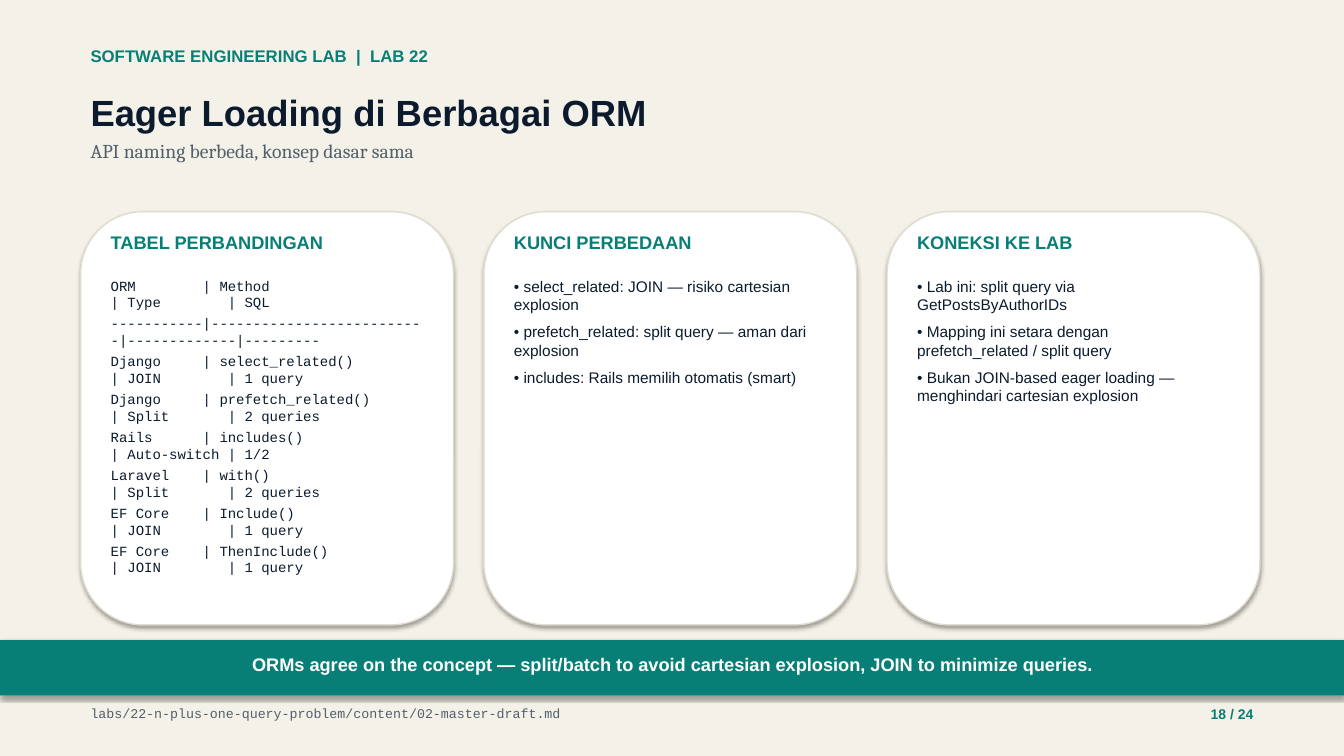
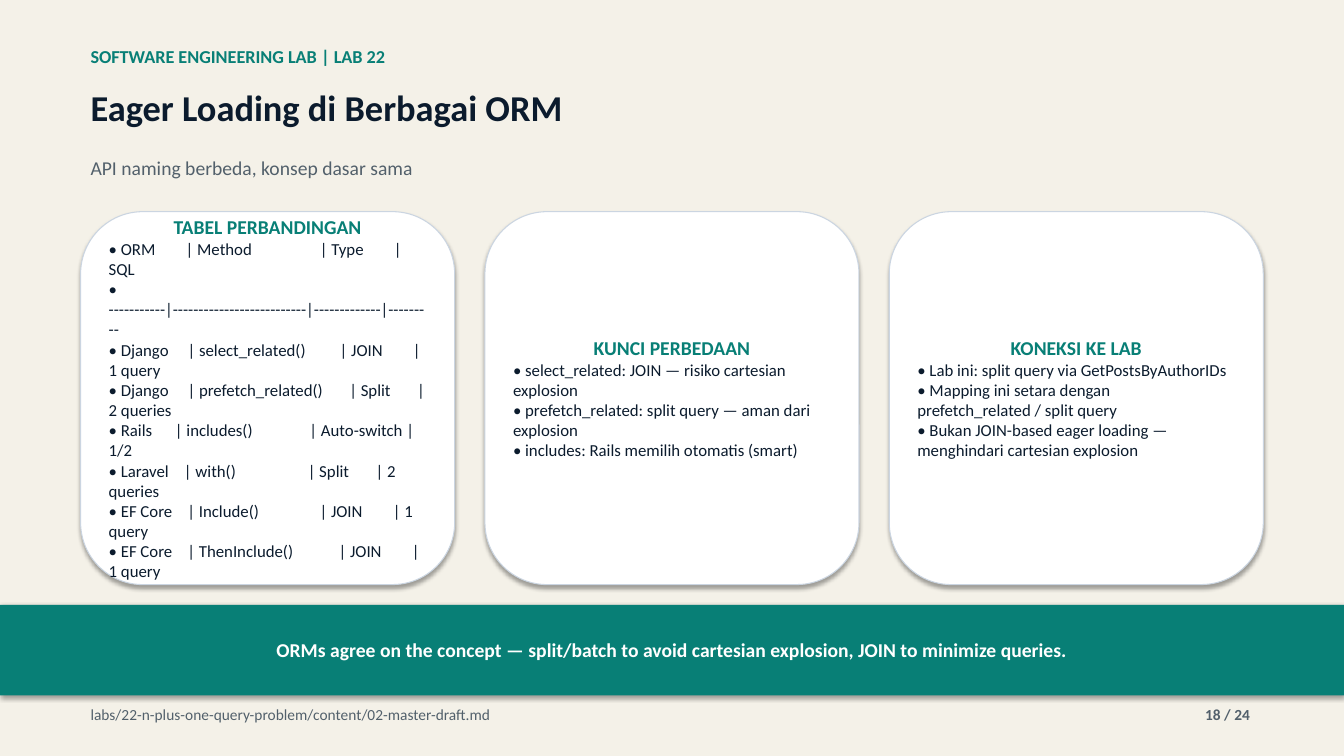
Before and after one commit to lukman-ss/software-engineering-lab, a slide deck: slide 18 of labs/22-n-plus-one-query-problem/result/linkedin/lab-22-n-plus-one-query-problem-carousel.pptx. Drawn at 1344x756 pixels with LibreOffice and Linux fonts; fonts in the diff are those of the drawing. Boxes give left, top, right and bottom in pixels: in the first picture for what was removed or moved away, otherwise in the second. Text is boxed around its words. In the diff, an @@ line names an element or a change of style, - is before the commit and + after.

Commit message:
feat(22-n-plus-one-query-problem): save and integrate content_def.py publication builder

```diff
--- a/labs/22-n-plus-one-query-problem/result/linkedin/lab-22-n-plus-one-query-problem-carousel.pptx
+++ b/labs/22-n-plus-one-query-problem/result/linkedin/lab-22-n-plus-one-query-problem-carousel.pptx
@@ text "SOFTWARE ENGINEERING LAB | LAB ..." at bbox=[91, 51, 385, 63]: size 12 to 13 pt, font Arial to Calibri @@
@@ text "Eager Loading di Berbagai ORM" at bbox=[91, 95, 562, 127]: font Arial to Calibri @@
@@ text at bbox=[91, 144, 414, 162]: paragraph removed @@
-API naming berbeda, konsep dasar sama
@@ text added at bbox=[91, 161, 412, 179], 14 pt, text #52606B @@
+API naming berbeda, konsep dasar sama
@@ rounded rectangle "TABEL PERBANDINGAN": place and size @@
-rounded rectangle "TABEL PERBANDINGAN" at bbox=[111, 281, 371, 575]
+rounded rectangle "TABEL PERBANDINGAN" at bbox=[81, 212, 455, 585]
@@ rounded rectangle removed at bbox=[81, 212, 454, 625] @@
@@ text in rounded rectangle at bbox=[109, 221, 412, 582]: text changed; size 10 to 12 pt; font Courier New to Calibri @@
-ORM | Method | Type | SQL
------------|--------------------------|-------------|---------
-Django | select_related() | JOIN | 1 query
-Django | prefetch_related() | Split | 2 queries
-Rails | includes() | Auto-switch | 1/2
-Laravel | with() | Split | 2 queries
-EF Core | Include() | JOIN | 1 query
-EF Core | ThenInclude() | JOIN | 1 query
+TABEL PERBANDINGAN
+• ORM | Method | Type | SQL
+• -----------|--------------------------|-------------|---------
+• Django | select_related() | JOIN | 1 query
+• Django | prefetch_related() | Split | 2 queries
+• Rails | includes() | Auto-switch | 1/2
+• Laravel | with() | Split | 2 queries
+• EF Core | Include() | JOIN | 1 query
+• EF Core | ThenInclude() | JOIN | 1 query
@@ text removed at bbox=[111, 236, 323, 249] @@
-TABEL PERBANDINGAN
@@ rounded rectangle removed at bbox=[484, 212, 857, 625] @@
@@ rounded rectangle "KUNCI PERBEDAAN": place and size @@
-rounded rectangle "KUNCI PERBEDAAN" at bbox=[514, 281, 807, 386]
+rounded rectangle "KUNCI PERBEDAAN" at bbox=[485, 212, 859, 585]
@@ text removed at bbox=[514, 236, 691, 249] @@
-KUNCI PERBEDAAN
@@ rounded rectangle removed at bbox=[887, 212, 1260, 625] @@
@@ vertical alignment top to middle; fill none to #FFFFFF; outline none to #CBD5E1 0.75 pt; shadow on in 3 elements at bbox=[81, 212, 455, 585], bbox=[485, 212, 859, 585], bbox=[889, 212, 1263, 585] @@
@@ rounded rectangle "KONEKSI KE LAB": place and size @@
-rounded rectangle "KONEKSI KE LAB" at bbox=[917, 281, 1155, 404]
+rounded rectangle "KONEKSI KE LAB" at bbox=[889, 212, 1263, 585]
@@ text removed at bbox=[917, 236, 1072, 249] @@
-KONEKSI KE LAB
@@ text in rounded rectangle at bbox=[594, 342, 750, 355]: paragraph added @@
+KUNCI PERBEDAAN
@@ text in rounded rectangle at bbox=[1011, 342, 1142, 355]: paragraph added @@
+KONEKSI KE LAB
@@ text in rounded rectangle at bbox=[513, 364, 811, 458]: size 11 to 12 pt, font Arial to Calibri; less space between paragraphs @@
@@ text in rounded rectangle at bbox=[917, 364, 1226, 459]: size 11 to 12 pt, font Arial to Calibri; less space between paragraphs @@
@@ rectangle "ORMs agree on the concept ...": place and size @@
-rectangle "ORMs agree on the concept ..." at bbox=[252, 657, 1093, 675]
+rectangle "ORMs agree on the concept ..." at bbox=[0, 605, 1344, 696]
@@ rectangle "ORMs agree on the concept ..." at bbox=[0, 605, 1344, 696]: size 13 to 14 pt, font Arial to Calibri; vertical alignment top to middle; fill none to #087F76; shadow on @@
@@ rectangle removed at bbox=[0, 640, 1344, 696] @@
@@ text "labs/22-n-plus-one-query-problem/content/02-master-draft.md" at bbox=[91, 709, 491, 723]: size 9.5 to 11 pt, font Courier New to Calibri @@
@@ text "18 / 24" at bbox=[1205, 709, 1250, 720]: size 10 to 11 pt, font Arial to Calibri, text colour #087F76 to #52606B @@
```
Also in this commit, not shown: 23 other slides changed, 4 other files.
